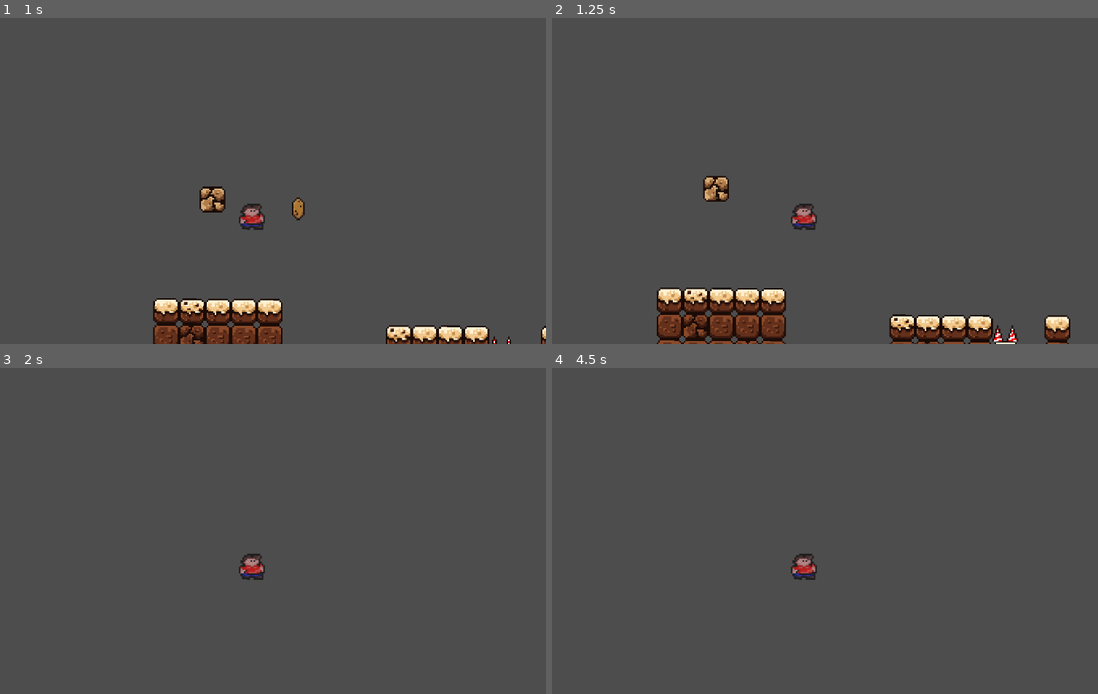
Above: before the commit, frames 1-4 (two rows, left to right).
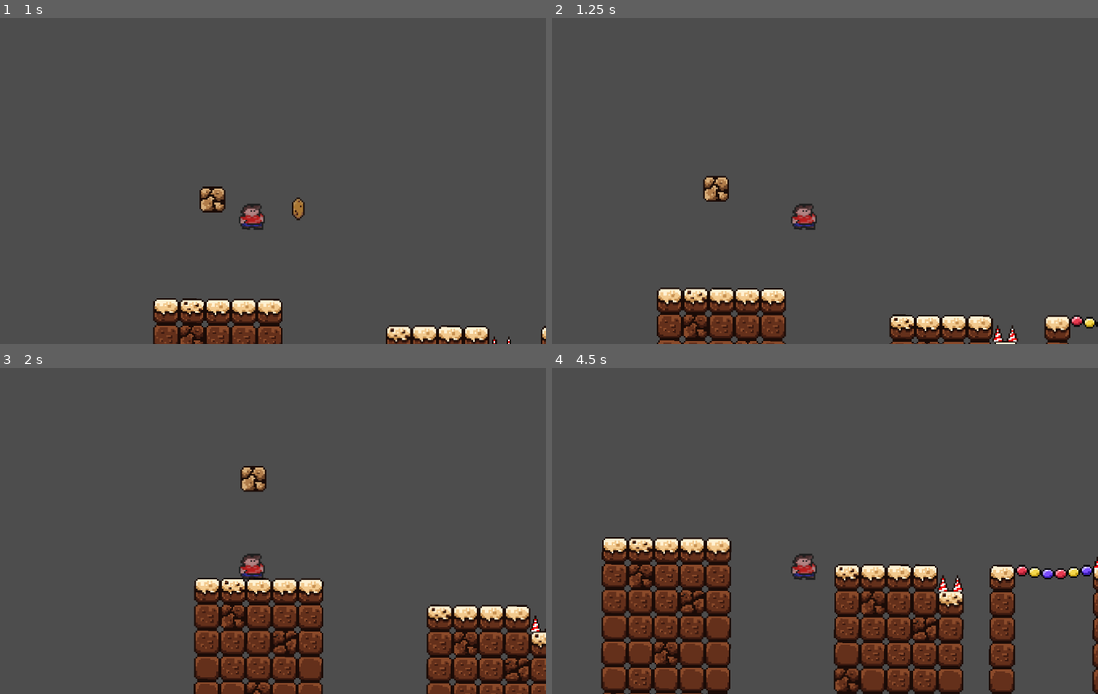
Above: after the commit, the same moments.

Repository: Barnir13/SugarRush
Game: Godot game, scene res://Assets/Scenes/Areas/map_1.tscn
The game is run twice, just before and just after one commit, with the same random seed, the same clock (stepped at 60 frames per second) and the same inputs.
Inputs:
- Up to frame 1 (1 s): hold D (move_right) from 0.53 s (still down); tap Space (jump) at 0.77 s
- Up to frame 2 (1.25 s): keep holding D (move_right)
- Up to frame 3 (2 s): keep holding D (move_right); tap Space (jump) at 1.52 s
- Up to frame 4 (4.5 s): release D (move_right) at 2.03 s; hold A (move_left) 2.03-2.78 s; hold D (move_right) 2.78-4.28 s; tap Space (jump) at 3.02, 3.77 s; hold A (move_left) from 4.28 s (still down)

Frame 1 is identical in both runs. In frame 2, 0.1% of the frame differs, in the area x 94-100%, y 91-96%; in frame 3, 14%; in frame 4, 22%, in the area x 8-100%, y 51-100%.

Commit message:
Added deathzone and bridge scenes

Diff:
--- a/Assets/Scenes/Areas/map_1.tscn
+++ b/Assets/Scenes/Areas/map_1.tscn
@@ -5,10 +5,12 @@
 [ext_resource type="PackedScene" uid="uid://bre2wiwsyrupg" path="res://Assets/Scenes/moving_platform.tscn" id="3_ukqll"]
 [ext_resource type="PackedScene" uid="uid://cn4pr656m0pmt" path="res://Assets/Scenes/breaking_platform_purple_1.tscn" id="4_5dqia"]
 [ext_resource type="PackedScene" uid="uid://dfsehbseml0lg" path="res://Assets/Scenes/spike.tscn" id="4_o037k"]
-[ext_resource type="PackedScene" uid="uid://d2uvo7jj674o" path="res://Assets/Scenes/breaking_platform_vanille_1.tscn" id="5_o0kme"]
 [ext_resource type="PackedScene" uid="uid://dqtpogolv33gt" path="res://Assets/Scenes/cookie.tscn" id="7_8bq78"]
 [ext_resource type="PackedScene" uid="uid://b7dk3tkh66go6" path="res://Assets/Scenes/donut.tscn" id="8_qd6it"]
 [ext_resource type="PackedScene" uid="uid://cdlundc8levw3" path="res://Assets/Scenes/candy.tscn" id="9_ewdlg"]
+[ext_resource type="PackedScene" uid="uid://cnlrwi1p11qou" path="res://Assets/Scenes/deathzone.tscn" id="10_2ldho"]
+[ext_resource type="PackedScene" uid="uid://ej6nxehhcwud" path="res://Assets/Scenes/bridge_long.tscn" id="10_oid8y"]
+[ext_resource type="PackedScene" uid="uid://dm1jegb4iwt7v" path="res://Assets/Scenes/bridge_short.tscn" id="11_oid8y"]
 
 [sub_resource type="TileSetAtlasSource" id="TileSetAtlasSource_vle8b"]
 texture = ExtResource("1_s8650")
@@ -185,17 +187,14 @@
 [node name="Player" parent="TileMap" unique_id=1585269501 instance=ExtResource("2_vle8b")]
 position = Vector2(22, -80)
 
-[node name="breaking_platform" parent="." unique_id=1255920530 instance=ExtResource("4_5dqia")]
-position = Vector2(85, -145)
-
-[node name="breaking_platform2" parent="." unique_id=1971064883 instance=ExtResource("5_o0kme")]
-position = Vector2(329.72134, -72.23904)
-
 [node name="Platforms" type="Container" parent="." unique_id=1677878524]
 offset_top = -4.0
 offset_right = 40.0
 offset_bottom = 36.0
 
+[node name="breaking_platform" parent="Platforms" unique_id=1255920530 instance=ExtResource("4_5dqia")]
+position = Vector2(85, -141)
+
 [node name="movingPlatform6" parent="Platforms" unique_id=330981816 instance=ExtResource("3_ukqll")]
 position = Vector2(1314.234, -457.61575)
 scale = Vector2(0.6005711, 1)
@@ -267,3 +266,12 @@
 
 [node name="candy" parent="." unique_id=2096765332 instance=ExtResource("9_ewdlg")]
 position = Vector2(873.23236, -205.36244)
+
+[node name="Deathzone" parent="." unique_id=1282808801 instance=ExtResource("10_2ldho")]
+position = Vector2(3.7410278, 74.93277)
+
+[node name="StaticBody2D" parent="." unique_id=1516768458 instance=ExtResource("10_oid8y")]
+position = Vector2(328.2731, -61.905052)
+
+[node name="StaticBody2D2" parent="." unique_id=1123942401 instance=ExtResource("11_oid8y")]
+position = Vector2(448.14063, -29.737293)
--- /dev/null
+++ b/Assets/Scenes/bridge_long.tscn
@@ -0,0 +1,14 @@
+[gd_scene format=3 uid="uid://ej6nxehhcwud"]
+
+[ext_resource type="Texture2D" uid="uid://b46q1p8ukdd11" path="res://Sprites/decors.png" id="1_mxcom"]
+
+[node name="StaticBody2D" type="StaticBody2D" unique_id=1516768458]
+collision_layer = 256
+
+[node name="Sprite2D" type="Sprite2D" parent="." unique_id=1301120672]
+texture = ExtResource("1_mxcom")
+region_enabled = true
+region_rect = Rect2(80, 16, 48, 9)
+
+[node name="CollisionPolygon2D" type="CollisionPolygon2D" parent="." unique_id=46144001]
+polygon = PackedVector2Array(11.847157, -3.530788, 14.0078125, -3.5, 18.007813, -4.4921875, 24.025974, -4.480052, 23.960938, 2.71875, 18, 2.5234375, 13.9921875, 3.5, 9.9921875, 3.515625, 6, 4.5078125, -5.9921875, 4.5234375, -10, 3.4609375, -14, 3.5, -18.015625, 2.515625, -24.057661, 2.5100431, -23.957235, -4.5000706, -17.981567, -4.5000706, -14.024585, -3.4756699, -10.017379, -3.4957561, -5.980036, -2.4713557, 6.0014324, -2.4813988, 10.0234375, -3.484375)
--- /dev/null
+++ b/Assets/Scenes/bridge_short.tscn
@@ -0,0 +1,15 @@
+[gd_scene format=3 uid="uid://dm1jegb4iwt7v"]
+
+[ext_resource type="Texture2D" uid="uid://b46q1p8ukdd11" path="res://Sprites/decors.png" id="1_6u7lc"]
+
+[node name="StaticBody2D" type="StaticBody2D" unique_id=1123942401]
+collision_layer = 256
+
+[node name="Sprite2D" type="Sprite2D" parent="." unique_id=210018358]
+texture = ExtResource("1_6u7lc")
+region_enabled = true
+region_rect = Rect2(80, 32, 32, 8)
+
+[node name="CollisionPolygon2D" type="CollisionPolygon2D" parent="." unique_id=830390889]
+position = Vector2(0.015625, 0.0078125)
+polygon = PackedVector2Array(5.9804363, -3.006959, 10.006823, -3.9747539, 15.984375, -3.953125, 15.950536, 3.0189266, 9.988562, 3.0097969, 5.971306, 4.0049806, -5.9891634, 4.0049806, -9.988159, 3.018927, -15.9453125, 3.0078125, -15.9921875, -4.0078125, -9.99729, -4.002142, -5.998291, -2.9613066)
--- /dev/null
+++ b/Assets/Scenes/deathzone.tscn
@@ -0,0 +1,14 @@
+[gd_scene format=3 uid="uid://cnlrwi1p11qou"]
+
+[ext_resource type="Script" uid="uid://ctiqulp7te7ym" path="res://Scripts/deathzone.gd" id="1_4fpug"]
+
+[sub_resource type="WorldBoundaryShape2D" id="WorldBoundaryShape2D_4fpug"]
+
+[node name="Deathzone" type="Area2D" unique_id=1282808801]
+script = ExtResource("1_4fpug")
+
+[node name="CollisionShape2D" type="CollisionShape2D" parent="." unique_id=111781747]
+position = Vector2(77.64534, 0)
+shape = SubResource("WorldBoundaryShape2D_4fpug")
+
+[connection signal="body_entered" from="." to="." method="_on_body_entered"]
--- /dev/null
+++ b/Scripts/deathzone.gd
@@ -0,0 +1,5 @@
+extends Area2D
+
+func _on_body_entered(body: Node2D) -> void:
+	if body.name == "Player":
+		body.respawn() # Replace with function body.
--- a/Scripts/player_control.gd
+++ b/Scripts/player_control.gd
@@ -21,6 +21,9 @@
 var _speed_id := 0
 
 @onready var spr: Sprite2D = get_node_or_null("Node2D/Sprite2D") # ha van, tudunk effektet adni
+
+func respawn():
+	self.global_position = Vector2(40,-130)
 
 func _ready() -> void:
 	jumps_left = max_jumps
Not shown: 2 places in Assets/Scenes/Areas/map_1.tscn that only renumber resources
Not shown, added: Scripts/deathzone.gd.uid
